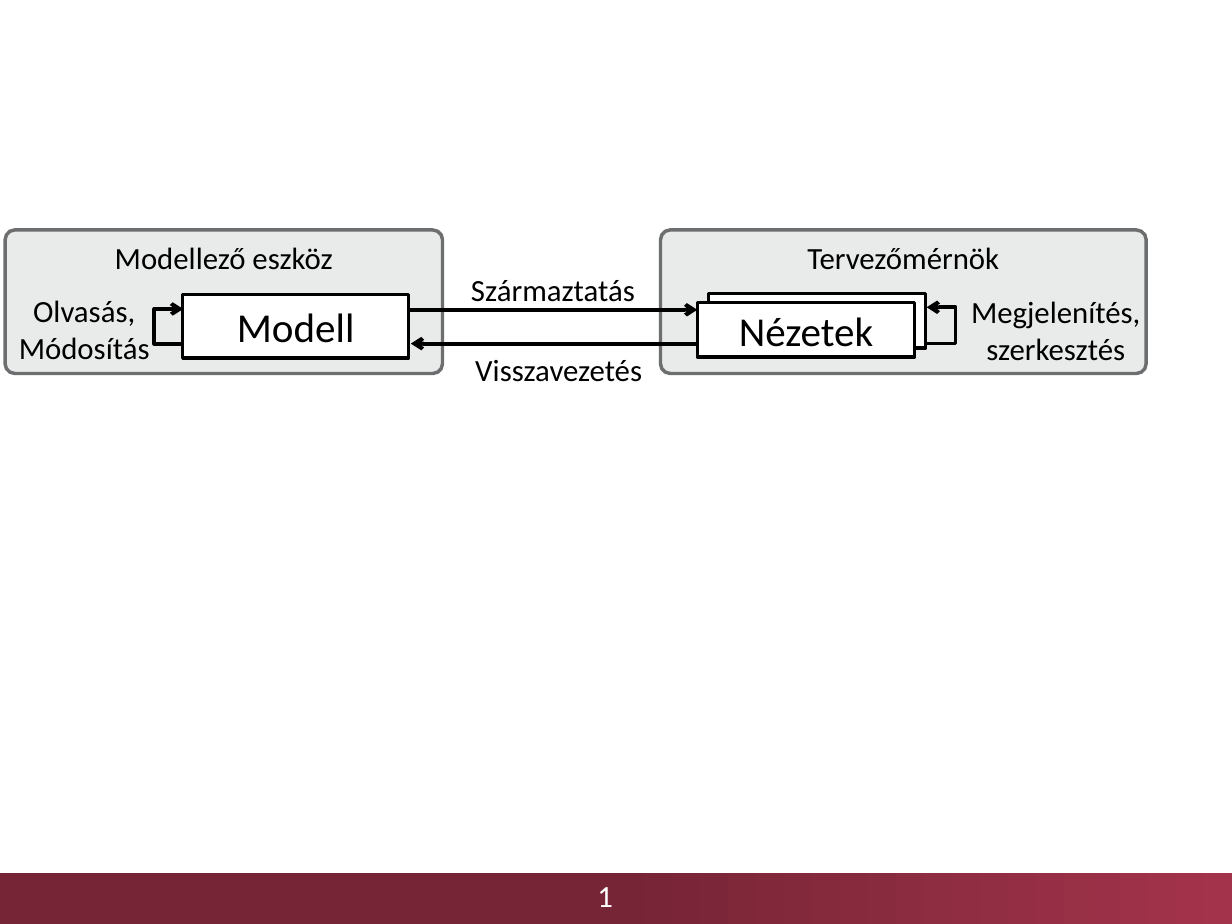
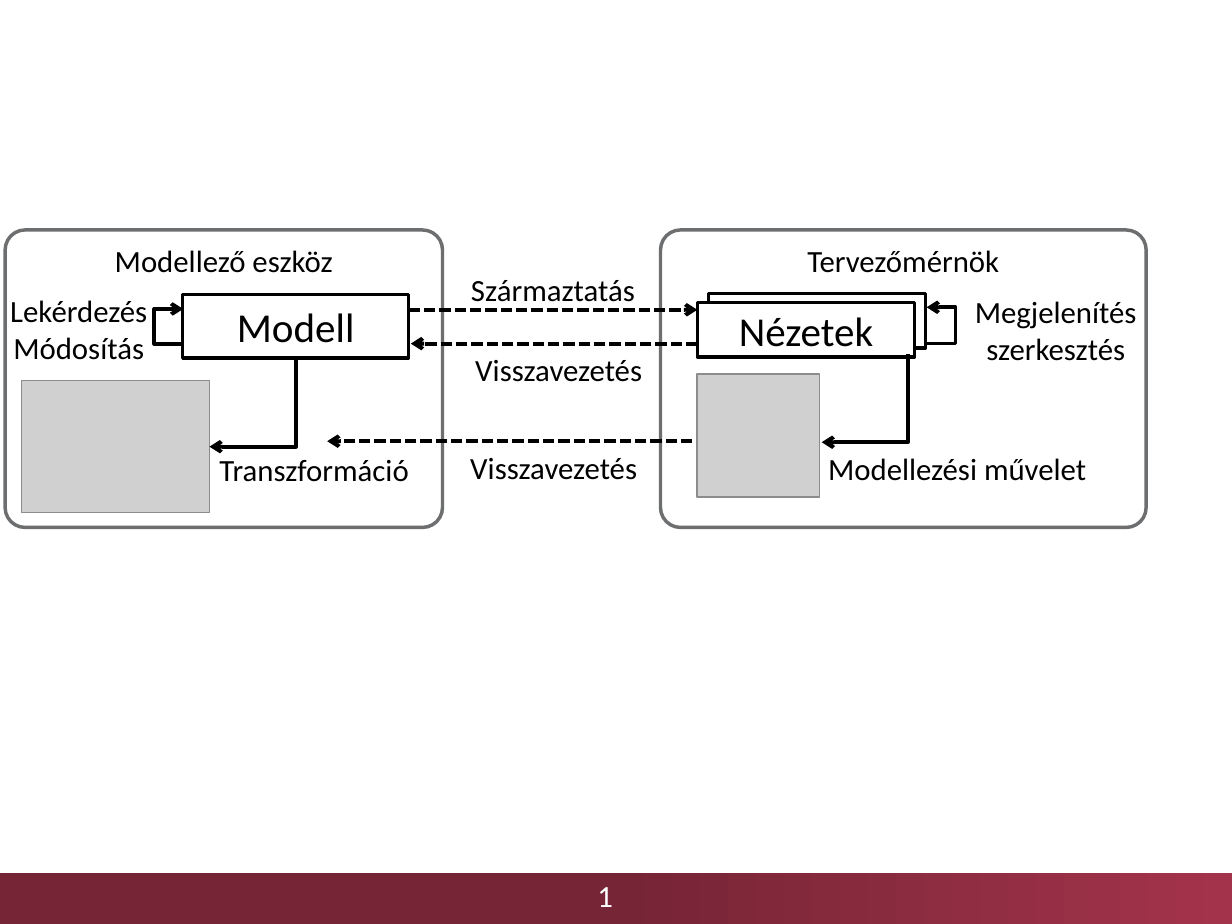
Before and after one commit to lezsakdomi/remo-jegyzet, a slide deck: slide 1 of kodgeneralas/figures/figs.pptx. Drawn at 1232x924 pixels with LibreOffice and Linux fonts; fonts in the diff are those of the drawing; grey boxes stand for pictures; background and template pictures are left out. Boxes give left, top, right and bottom in pixels: in the first picture for what was removed or moved away, otherwise in the second. Text is boxed around its words. In the diff, an @@ line names an element or a change of style, - is before the commit and + after.

Commit message:
Modellező eszköz felépítése

```diff
--- a/kodgeneralas/figures/figs.pptx
+++ b/kodgeneralas/figures/figs.pptx
@@ rounded rectangle "Modellező eszköz" at bbox=[5, 230, 442, 527]: fill #E9EAEA to none @@
@@ rounded rectangle "Modellező eszköz": place and size @@
-rounded rectangle "Modellező eszköz" at bbox=[5, 230, 442, 373]
+rounded rectangle "Modellező eszköz" at bbox=[5, 230, 442, 527]
@@ rounded rectangle "Tervezőmérnök": place and size @@
-rounded rectangle "Tervezőmérnök" at bbox=[660, 230, 1146, 373]
+rounded rectangle "Tervezőmérnök" at bbox=[660, 230, 1146, 527]
@@ rounded rectangle "Tervezőmérnök" at bbox=[660, 230, 1146, 527]: fill #E9EAEA to none @@
@@ text at bbox=[10, 300, 147, 360]: text changed @@
-Olvasás,
-Módosítás
+Lekérdezés
+Módosítás
@@ arrow (409, 309) - (697, 309): stroke #000000 2.25 pt to #000000 2.25 pt dashed @@
@@ text at bbox=[975, 301, 1137, 361]: text changed @@
-Megjelenítés,
-szerkesztés
+Megjelenítés
+szerkesztés
@@ elbow arrow added from (296, 359) to (209, 447), #000000 2.25 pt @@
@@ arrow (697, 344) - (410, 344): stroke #000000 2.25 pt to #000000 2.25 pt dashed @@
@@ elbow arrow added from (908, 354) to (822, 442), #000000 2.25 pt @@
@@ picture added at bbox=[21, 381, 209, 513] @@
@@ picture added at bbox=[697, 375, 821, 498] @@
@@ arrow added from (692, 441) to (328, 441), #000000 2.25 pt dashed @@
@@ text added at bbox=[219, 460, 408, 482], 18 pt, text #000000 @@
+Transzformáció
@@ text added at bbox=[470, 458, 637, 480], 18 pt, text #000000 @@
+Visszavezetés
@@ text added at bbox=[828, 458, 1086, 481], 18 pt, text #000000 @@
+Modellezési művelet
```
Also in this commit, not shown: 2 other files.
